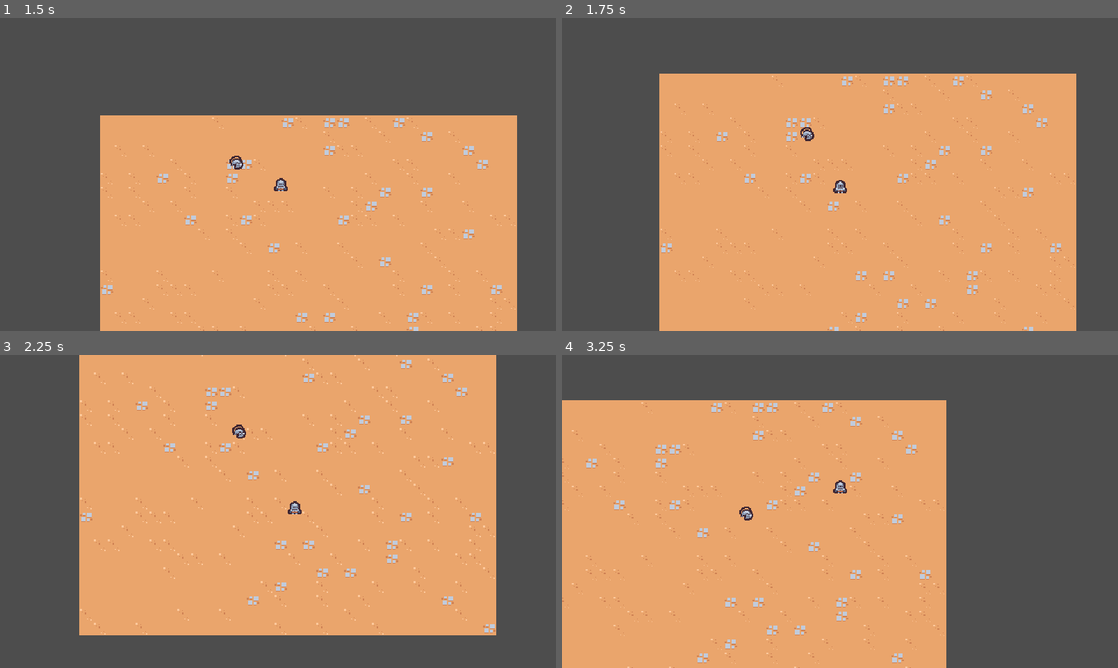
Above: before the commit, frames 1-4 (two rows, left to right).
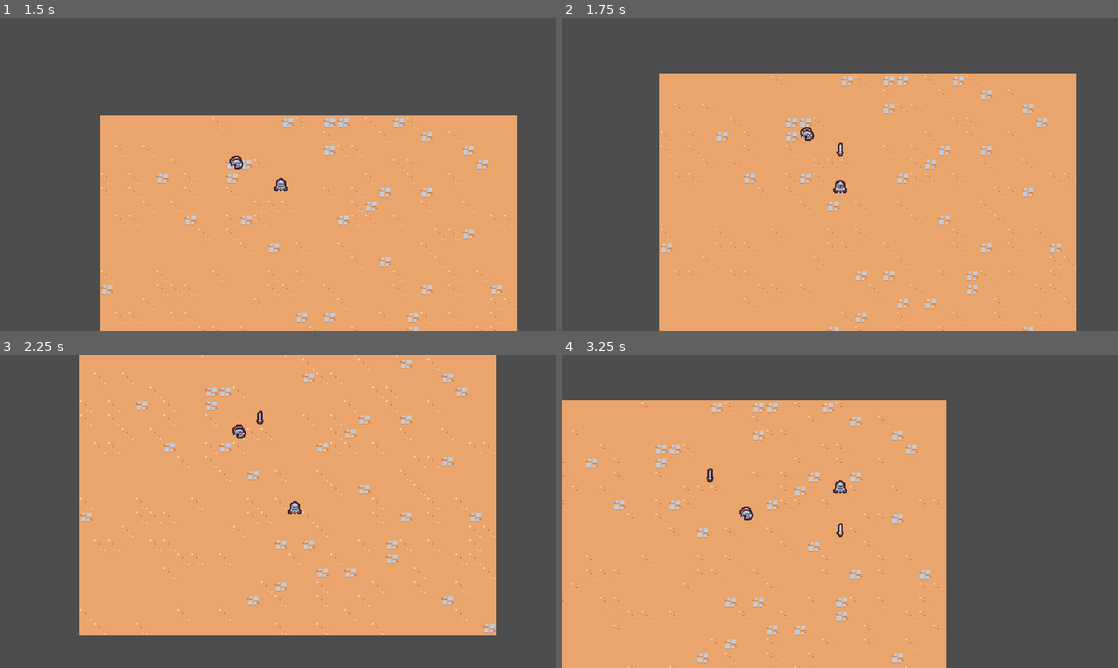
Above: after the commit, the same moments.

Repository: theWaffler/2DSurvivors
Game: Godot game, scene res://scenes/main/main.tscn
Same seed, same stepped clock (60 frames per second), same inputs: the game is played once before the commit and once after it.
Inputs:
- Up to frame 1 (1.5 s): hold D (move_right) 0.53-1.28 s; hold S (move_down) from 1.28 s (still down)
- Up to frame 2 (1.75 s): keep holding S (move_down)
- Up to frame 3 (2.25 s): release S (move_down) at 2.03 s; hold D (move_right) from 2.03 s (still down)
- Up to frame 4 (3.25 s): release D (move_right) at 2.78 s; hold W (move_up) from 2.78 s (still down)

Frame 1 is identical in both runs. In frame 2, less than 0.1% of the frame differs, in the area x 49-51%, y 39-45%; in frame 3, less than 0.1%; in frame 4, less than 0.1%, in the area x 26-51%, y 36-59%.

Commit message:
added sword ability

Diff:
--- /dev/null
+++ b/scenes/ability/sword_ability/sword_ability.tscn
@@ -0,0 +1,9 @@
+[gd_scene load_steps=2 format=3 uid="uid://j7dwu032to0w"]
+
+[ext_resource type="Texture2D" uid="uid://bg2u201v7emxn" path="res://scenes/ability/sword_ability/sword.png" id="1_nd728"]
+
+[node name="SwordAbility" type="Node2D"]
+
+[node name="Sprite2D" type="Sprite2D" parent="."]
+texture = ExtResource("1_nd728")
+offset = Vector2(0, -4)
--- /dev/null
+++ b/scenes/ability/sword_ability_controller/sword_ability_controller.gd
@@ -0,0 +1,17 @@
+extends Node
+
+@export var sword_ability: PackedScene
+
+# Called when the node enters the scene tree for the first time.
+func _ready():
+	$Timer.timeout.connect(on_timer_timeout)
+
+func on_timer_timeout():
+	#print("Do something")
+	var player = get_tree().get_first_node_in_group("player") as Node2D
+	if player == null:
+		return
+
+	var sword_instance = sword_ability.instantiate() as Node2D
+	player.get_parent().add_child(sword_instance)
+	sword_instance.global_position = player.global_position
--- /dev/null
+++ b/scenes/ability/sword_ability_controller/sword_ability_controller.tscn
@@ -0,0 +1,12 @@
+[gd_scene load_steps=3 format=3 uid="uid://cq2lxlke35g26"]
+
+[ext_resource type="Script" path="res://scenes/ability/sword_ability_controller/sword_ability_controller.gd" id="1_lcbh2"]
+[ext_resource type="PackedScene" uid="uid://j7dwu032to0w" path="res://scenes/ability/sword_ability/sword_ability.tscn" id="2_88nnd"]
+
+[node name="SwordAbilityController" type="Node"]
+script = ExtResource("1_lcbh2")
+sword_ability = ExtResource("2_88nnd")
+
+[node name="Timer" type="Timer" parent="."]
+wait_time = 1.5
+autostart = true
--- a/scenes/player/player.tscn
+++ b/scenes/player/player.tscn
@@ -1,7 +1,8 @@
-[gd_scene load_steps=4 format=3 uid="uid://c4us7avwf8cix"]
+[gd_scene load_steps=5 format=3 uid="uid://c4us7avwf8cix"]
 
 [ext_resource type="Texture2D" uid="uid://cfi8gcebwyijn" path="res://scenes/player/0096.png" id="1_5mo2w"]
 [ext_resource type="Script" path="res://scenes/player/player.gd" id="1_iwq7q"]
+[ext_resource type="PackedScene" uid="uid://cq2lxlke35g26" path="res://scenes/ability/sword_ability_controller/sword_ability_controller.tscn" id="2_u8kpq"]
 
 [sub_resource type="CircleShape2D" id="CircleShape2D_ap0q7"]
 radius = 5.0
@@ -10,6 +11,10 @@
 collision_layer = 0
 script = ExtResource("1_iwq7q")
 
+[node name="AbilityManager" type="Node" parent="."]
+
+[node name="SwordAbilityController" parent="AbilityManager" instance=ExtResource("2_u8kpq")]
+
 [node name="Sprite2D" type="Sprite2D" parent="."]
 texture = ExtResource("1_5mo2w")
 offset = Vector2(0, -8)
Binary file added: scenes/ability/sword_ability/sword.png
